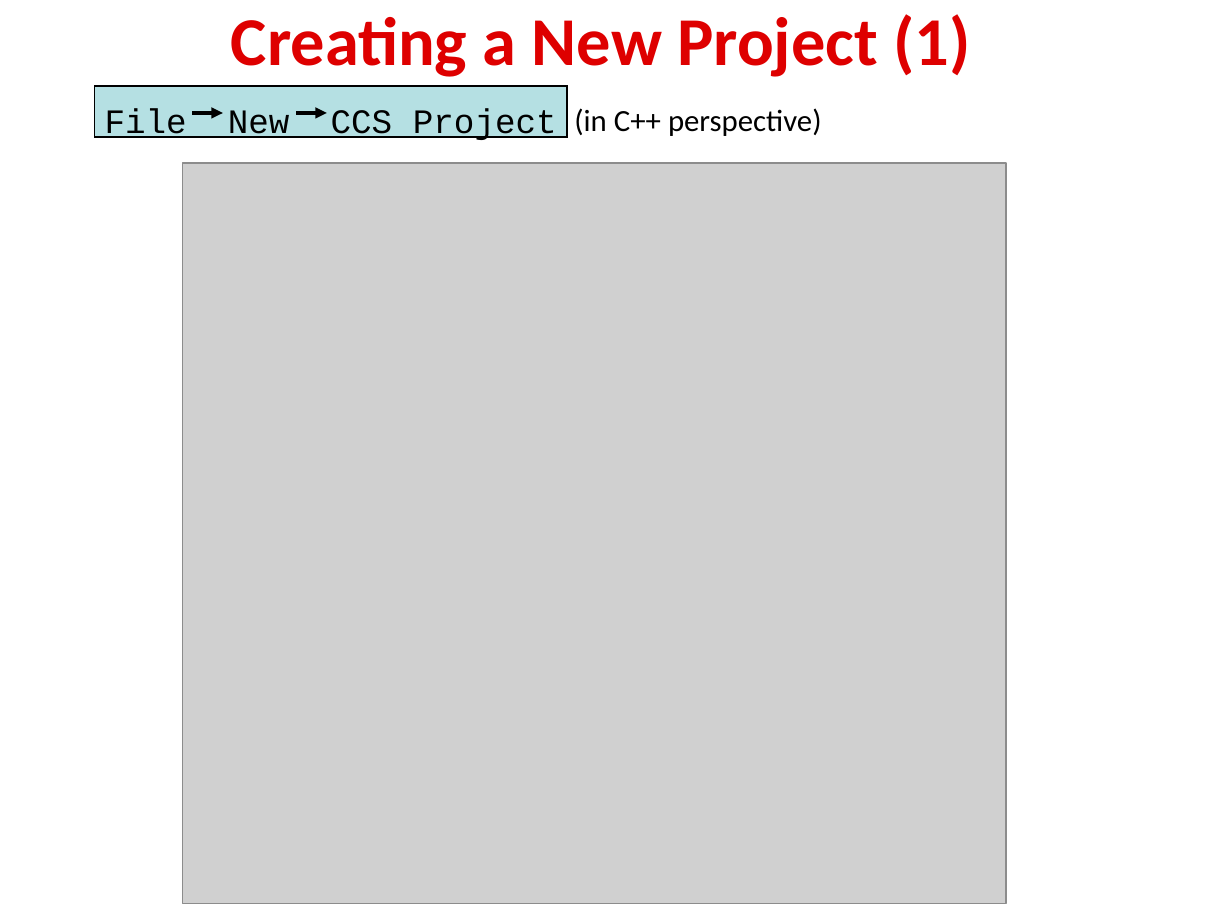
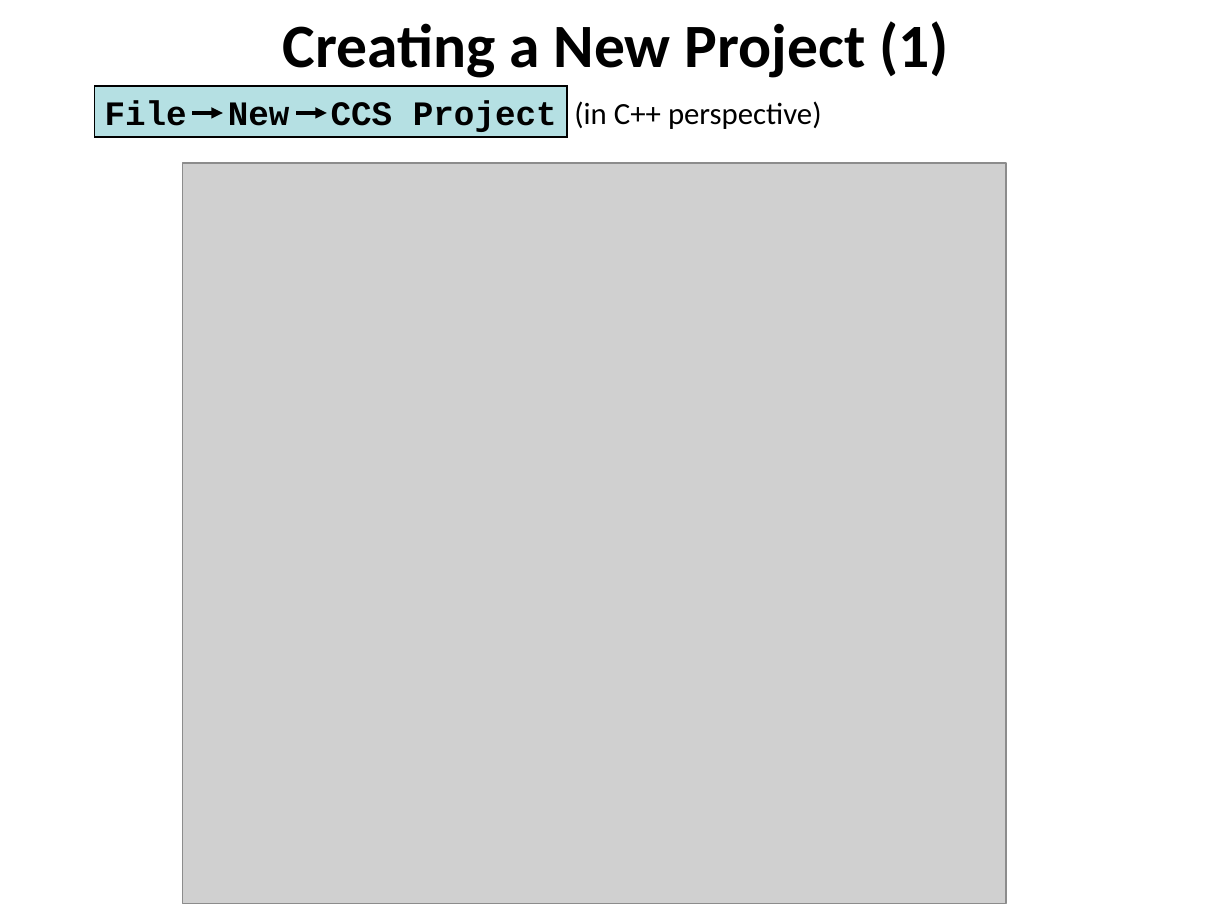
Before and after one commit to hari1989/keystone-workshop, a slide deck: slide 11 of slides/Intro to CCSv5.pptx. Drawn at 1232x924 pixels with LibreOffice and Linux fonts; fonts in the diff are those of the drawing; grey boxes stand for pictures; background and template pictures are left out. Boxes give left, top, right and bottom in pixels: in the first picture for what was removed or moved away, otherwise in the second. Text is boxed around its words. In the diff, an @@ line names an element or a change of style, - is before the commit and + after.

```diff
--- a/slides/Intro to CCSv5.pptx
+++ b/slides/Intro to CCSv5.pptx
@@ title "Creating a New Project (1)": place and size @@
-title "Creating a New Project (1)" at (231,14,971,77)
+title "Creating a New Project (1)" at (283,21,948,78)
@@ title "Creating a New Project (1)" at (283,21,948,78): size 40 to 36 pt, text colour #DE0000 to #000000; line spacing 0.85 to 1; vertical alignment middle to top @@
@@ text "File New CCS Project" at (105,100,557,132): bold on; line spacing 1 to 0.8; more space between paragraphs @@
@@ text "(in C++ perspective)" at (574,101,822,129): line spacing 1 to 0.8; more space between paragraphs @@
```
Also in this commit, not shown: 18 other slides changed, 4 slides added, 4 slides removed, 2 other files.
